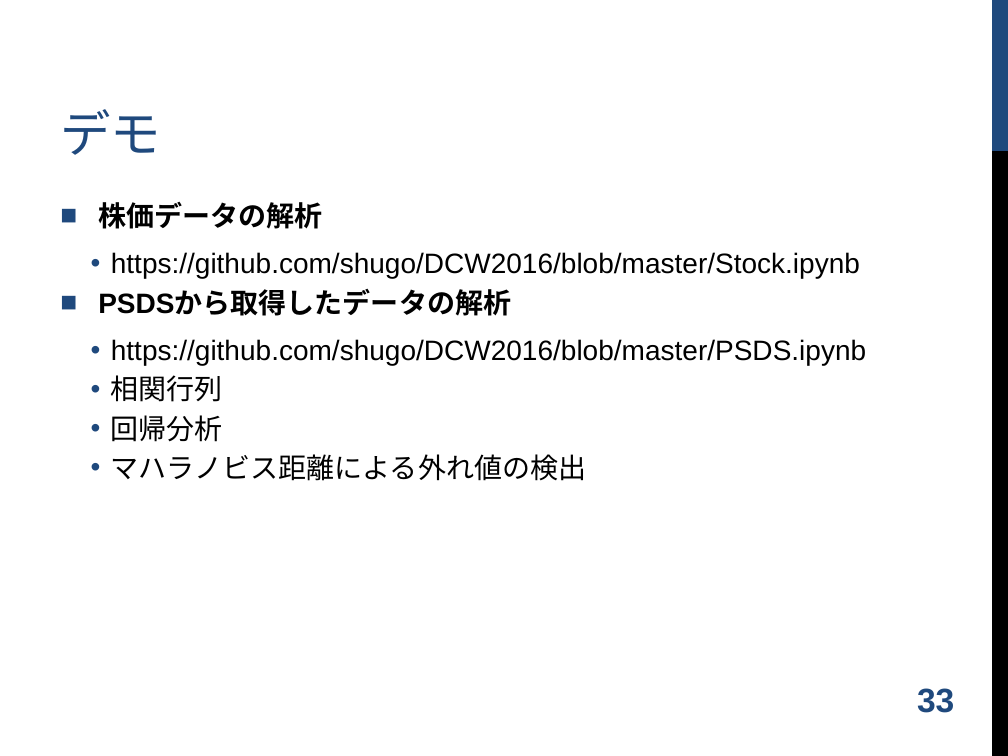
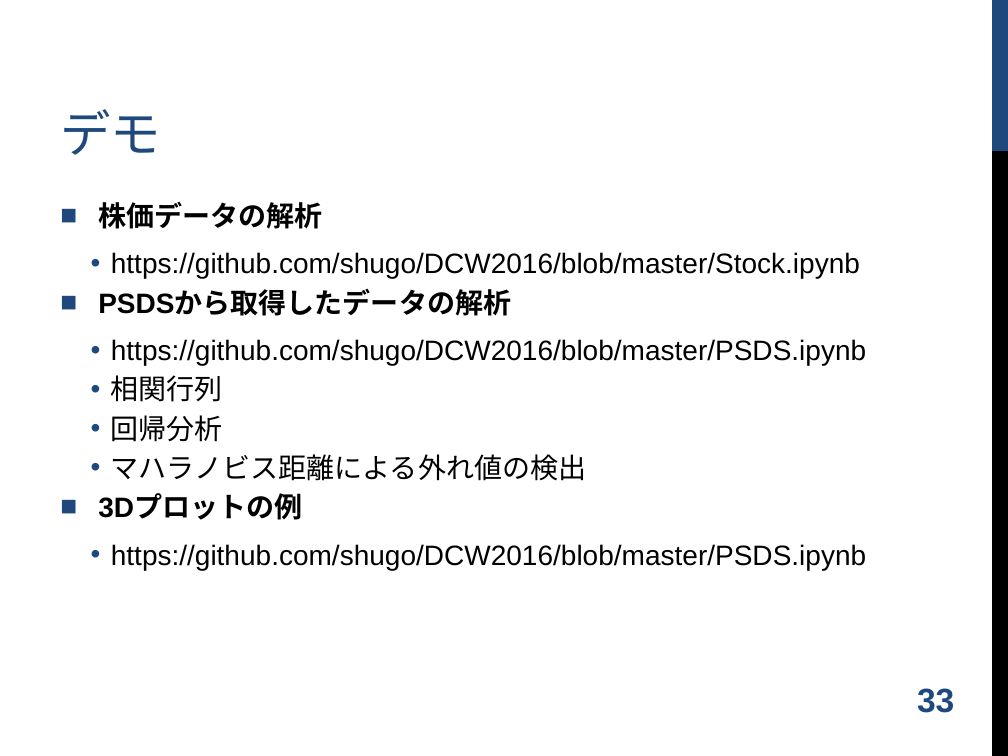
Before and after one commit to shugo/DCW2016, a slide deck: slide 34 of ruby_data_analysis.pptx. Drawn at 1008x756 pixels with LibreOffice and Linux fonts; fonts in the diff are those of the drawing; background and template pictures are left out. Boxes give left, top, right and bottom in pixels: in the first picture for what was removed or moved away, otherwise in the second. Text is boxed around its words. In the diff, an @@ line names an element or a change of style, - is before the commit and + after.

```diff
--- a/ruby_data_analysis.pptx
+++ b/ruby_data_analysis.pptx
@@ text at bbox=[98, 495, 866, 570]: paragraphs added @@
+■ 3Dプロットの例
+  • https://github.com/shugo/DCW2016/blob/master/PSDS.ipynb
```
Also in this commit, not shown: 2 other files.
